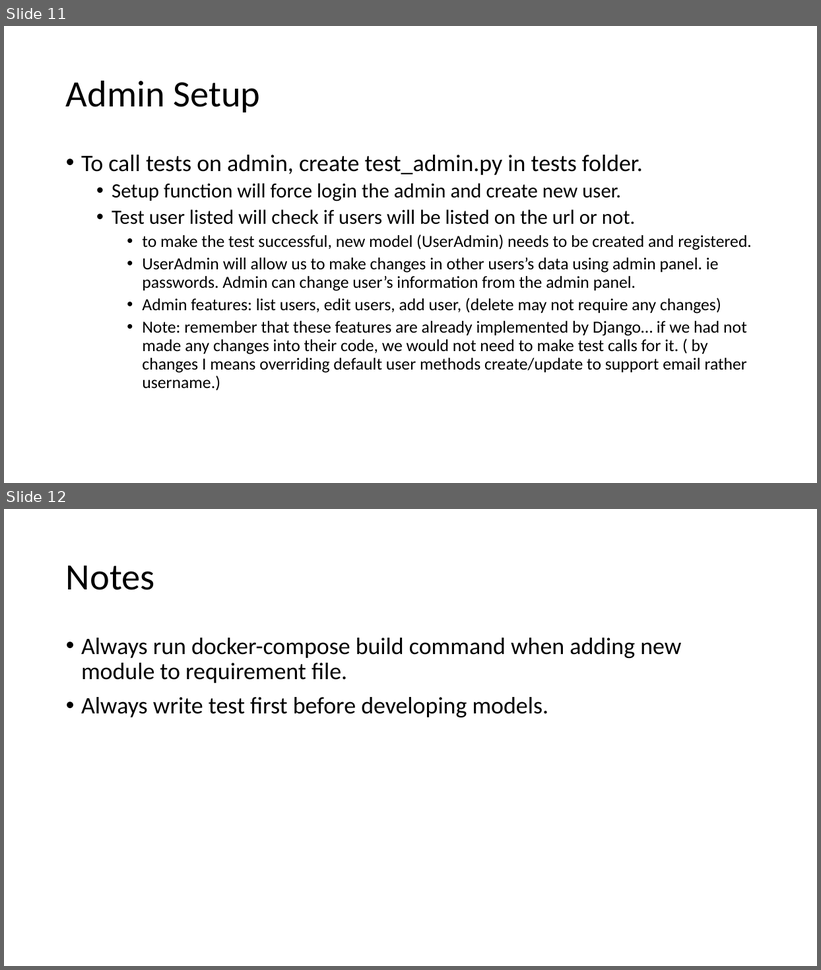
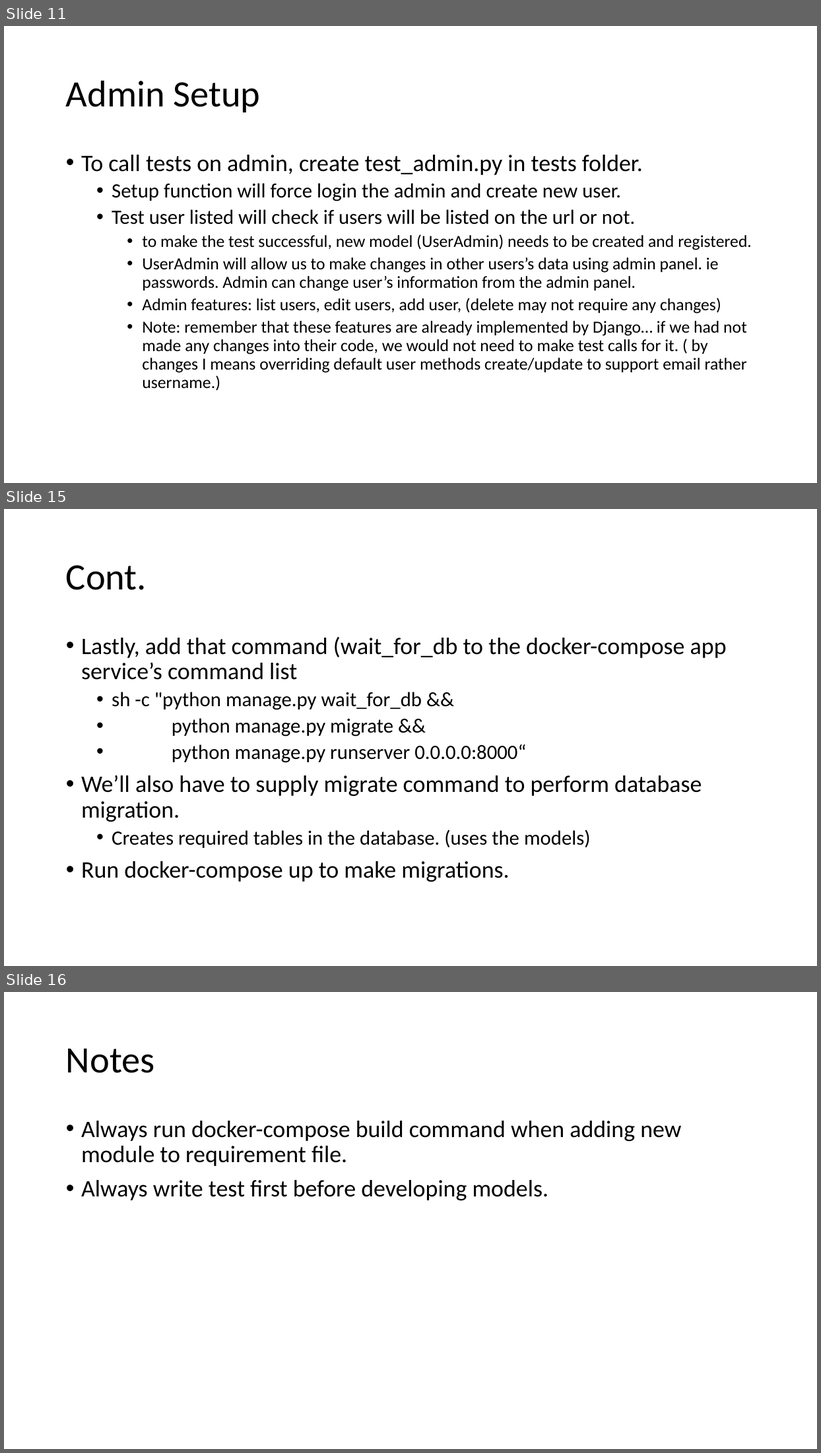
Before and after one commit to Smit24-git/recipe-app-api, a slide deck: Advance Django setup.pptx. Shown one above the other, each under a label of ours: slides 11 and 12 before the commit, slides 11, 15 and 16 after it; the slides between them are not shown. The pictures are 821x970 and 821x1453 pixels, drawn with LibreOffice and Linux fonts; fonts in the diff are those of the drawing. Boxes give left, top, right and bottom in pixels: in the first picture for what was removed or moved away, otherwise in the second. Text is boxed around its words. In the diff, an @@ line names an element or a change of style, - is before the commit and + after.

```diff
--- a/Advance Django setup.pptx
+++ b/Advance Django setup.pptx
@@ slide 15 added at (4,509,817,966), background #FFFFFF @@
@@ title added at (66,565,147,590), 44 pt, text #000000 @@
+Cont.
@@ text added at (81,637,727,882), 28 pt, text #000000 @@
+• Lastly, add that command (wait_for_db to the docker-compose app service’s command list
+  • sh -c "python manage.py wait_for_db &&
+  • python manage.py migrate &&
+  • python manage.py runserver 0.0.0.0:8000“
+• We’ll also have to supply migrate command to perform database migration.
+  • Creates required tables in the database. (uses the models)
+• Run docker-compose up to make migrations.
@@ what was slide 12 is now slide 16 @@
```
Also in this commit, not shown: 3 other slides added, 8 other files.
